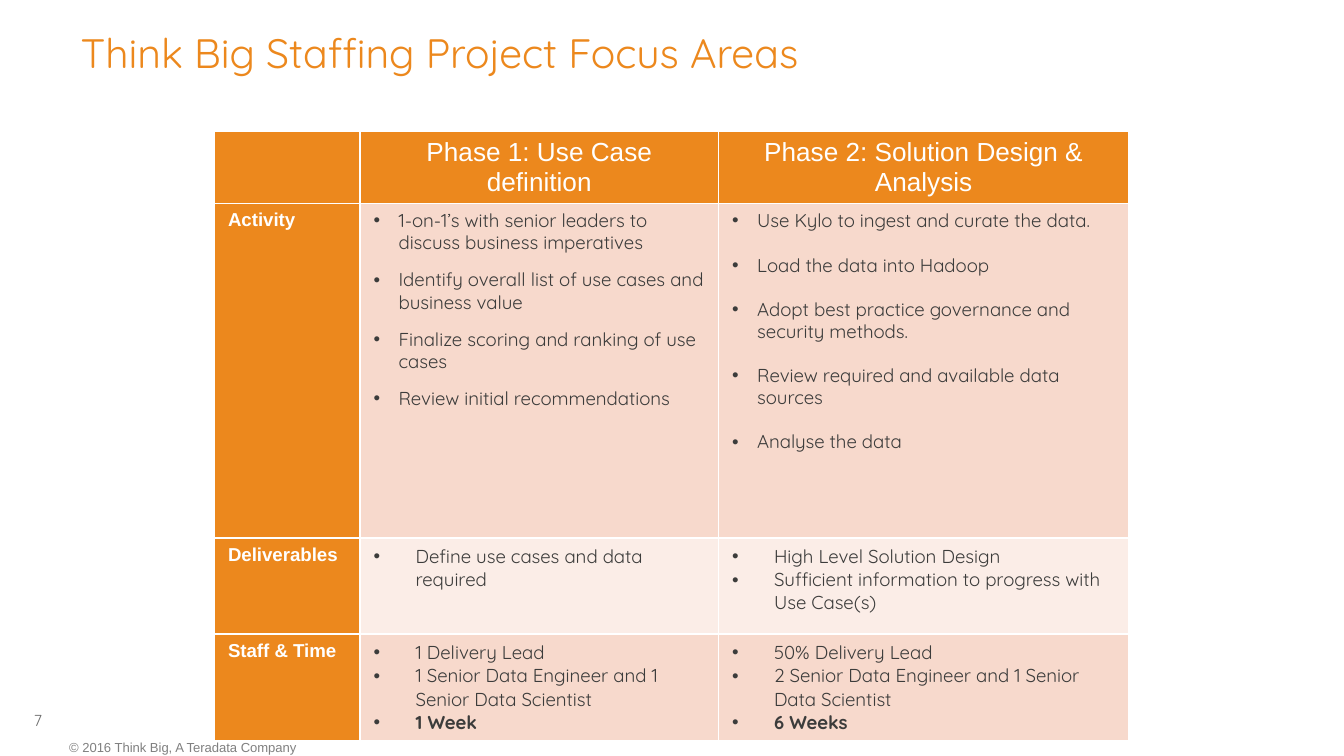
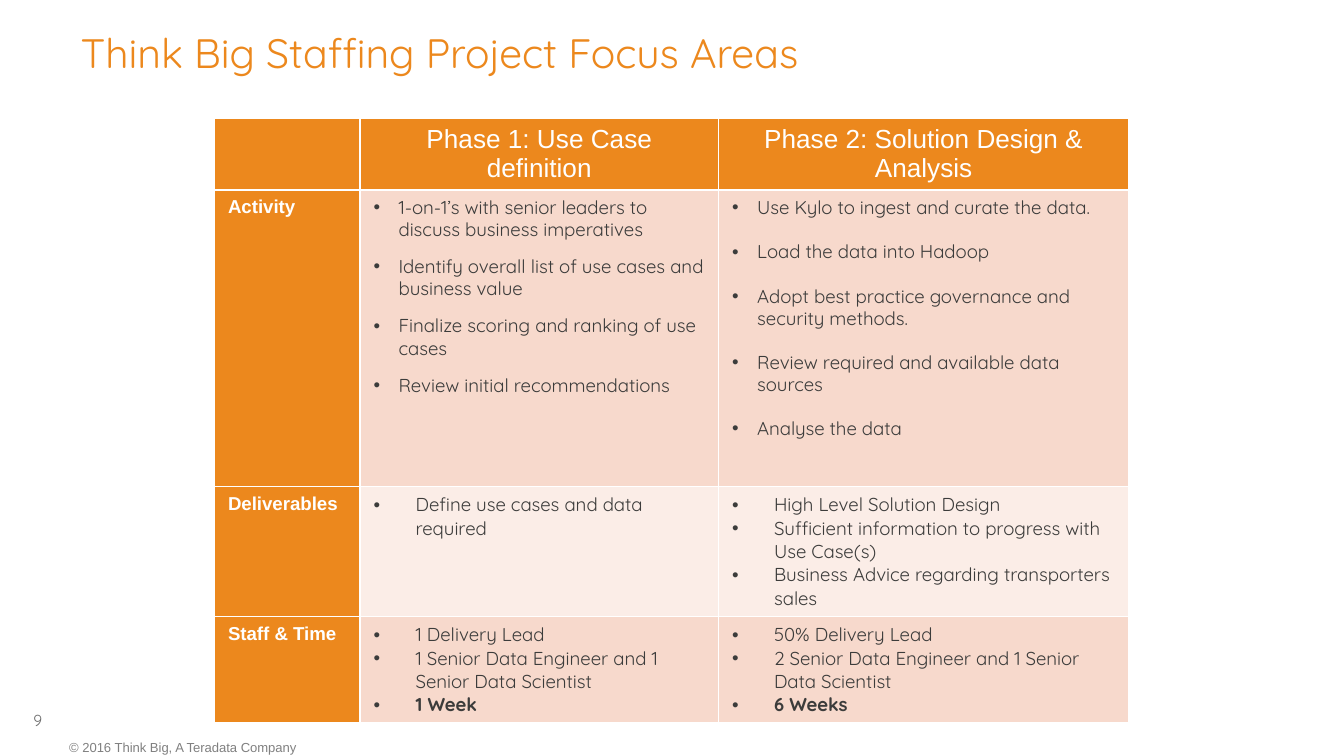
Before and after one commit to georgios-tsolakis-td/Bootcamp_Mar17_London, a slide deck: slide 9 of Team Unknown (Team 2)/Roadmap_Skynet.pptx (slide 7 before the commit). Drawn at 1344x756 pixels with LibreOffice and Linux fonts; fonts in the diff are those of the drawing; background and template pictures are left out. Boxes give left, top, right and bottom in pixels: in the first picture for what was removed or moved away, otherwise in the second. Text is boxed around its words. In the diff, an @@ line names an element or a change of style, - is before the commit and + after.

```diff
--- a/Team Unknown (Team 2)/Roadmap_Skynet.pptx
+++ b/Team Unknown (Team 2)/Roadmap_Skynet.pptx
@@ table at [215, 118, 1129, 719] @@
-row 3, column 3: High Level Solution Design / Sufficient information to progress with Use Case(s)
+row 3, column 3: High Level Solution Design / Sufficient information to progress with Use Case(s) / Business Advice regarding transporters sales
@@ table: place and size @@
-table at [215, 132, 1129, 742]
+table at [215, 118, 1129, 719]
@@ page number at [33, 715, 42, 726]: text changed @@
-7
+9
```
Also in this commit, not shown: 4 other slides changed, 1 slide added, 1 slide removed.
